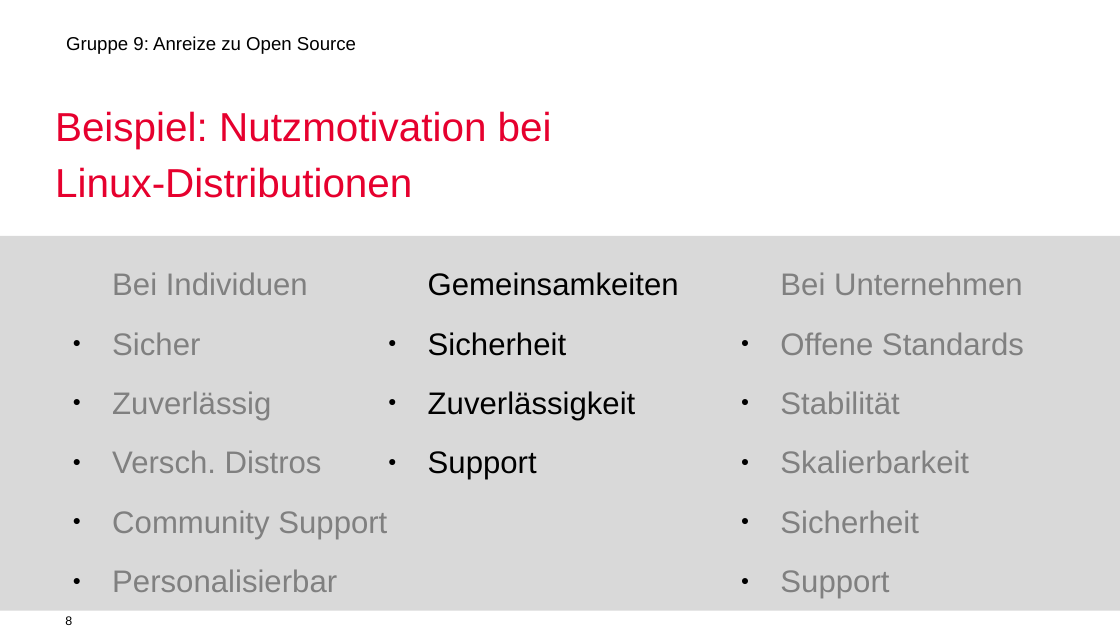
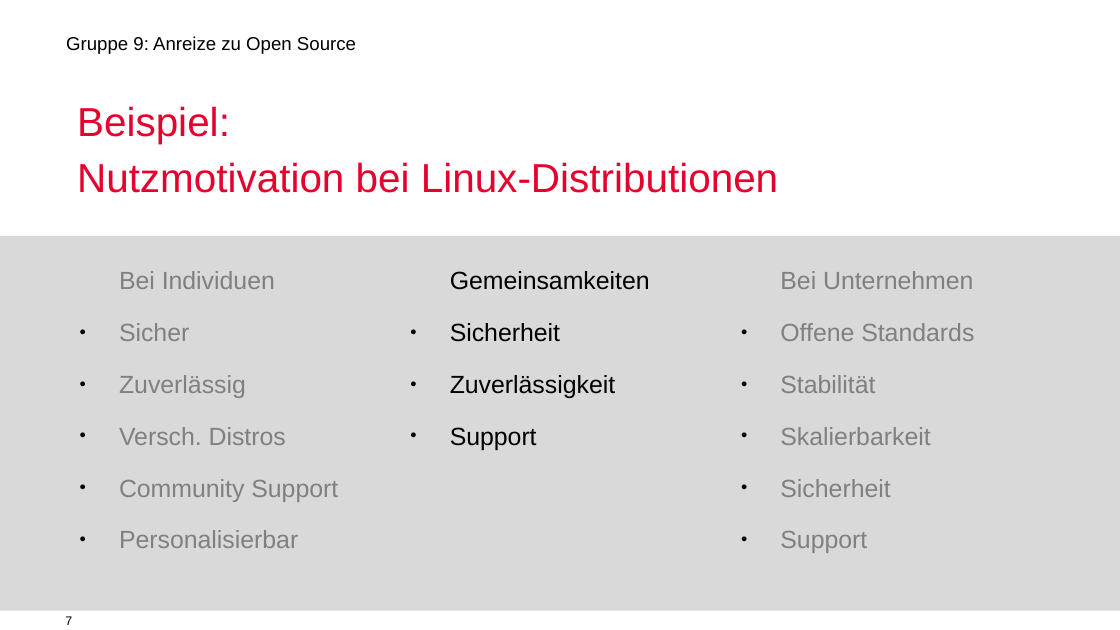
Before and after one commit to mauriziopiu/anreize_zu_open_source, a slide deck: slide 7 of OSS_Prasentation_open.odp (slide 8 before the commit). Drawn at 1120x630 pixels with LibreOffice and Linux fonts; fonts in the diff are those of the drawing; background and template pictures are left out. Boxes give left, top, right and bottom in pixels: in the first picture for what was removed or moved away, otherwise in the second. Text is boxed around its words. In the diff, an @@ line names an element or a change of style, - is before the commit and + after.

Commit message:
Add files via upload
- Layout changes

```diff
--- a/OSS_Prasentation_open.odp
+++ b/OSS_Prasentation_open.odp
@@ text at [77,106,778,193]: text changed @@
-Beispiel: Nutzmotivation bei Linux-Distributionen
+Beispiel:
+Nutzmotivation bei Linux-Distributionen
@@ text "Bei Individuen": place and size @@
-text "Bei Individuen" at [112,272,387,592]
+text "Bei Individuen" at [119,271,338,548]
@@ size 20 to 16 pt in 3 elements at [780,271,974,553], [119,271,338,548], [450,271,650,450] @@
@@ text "Gemeinsamkeiten": place and size @@
-text "Gemeinsamkeiten" at [428,272,679,480]
+text "Gemeinsamkeiten" at [450,271,650,450]
@@ page number at [65,616,72,625]: text changed @@
-8
+7
```
Also in this commit, not shown: 12 other slides changed, 1 slide added, 1 slide removed.
